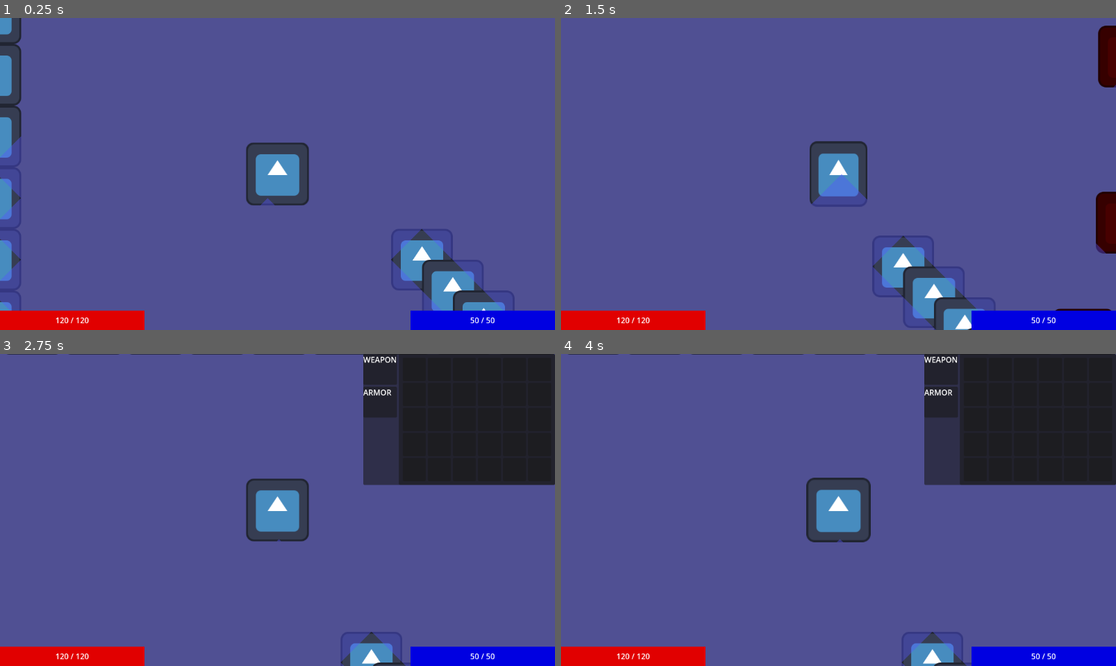
Above: before the commit, frames 1-4 (two rows, left to right).
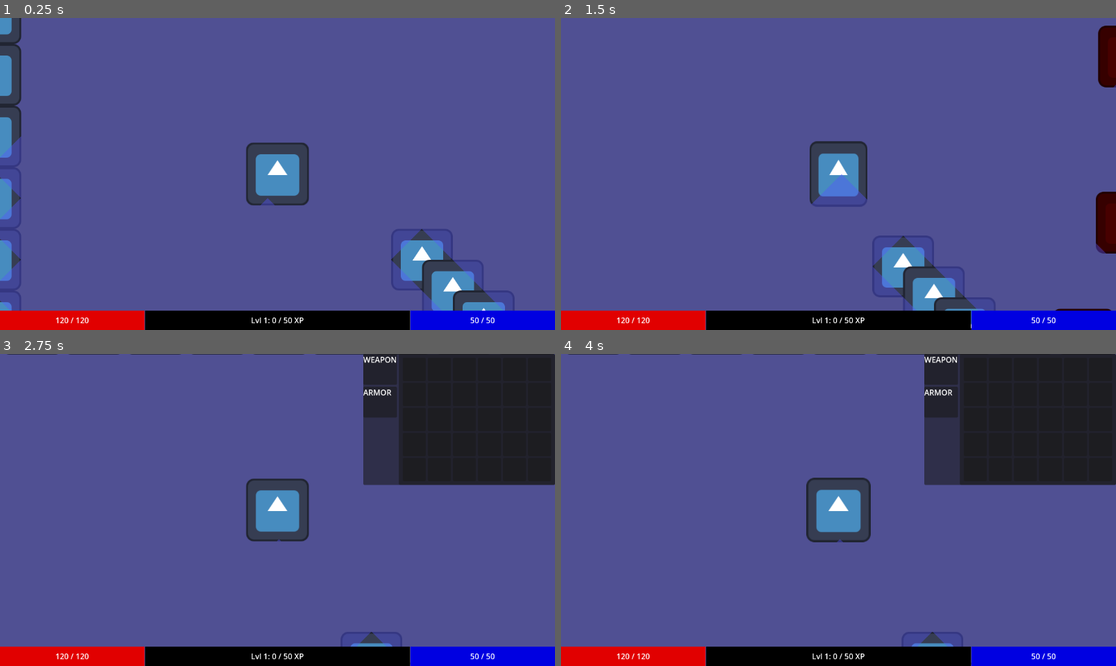
Above: after the commit, the same moments.

Repository: PietPadda/Godot_2D_ARPG
Game: Godot game, scene res://scenes/levels/main.tscn
The game is run twice, just before and just after one commit, with the same random seed, the same clock (stepped at 60 frames per second) and the same inputs. The engine's default icon, where the game draws it, is replaced by a stand-in: a white triangle on a blue panel in a dark square.
Inputs (mouse positions are in pixels of both pictures, inside the frame that each line leads up to):
- Up to frame 1 (0.25 s): no input
- Up to frame 2 (1.5 s): tap Enter at 0.5 s; move the mouse to (960, 158) at 0.52 s; tap Space (attack) at 0.6 s; click (960, 158) at 0.67 s; move the mouse to (727, 189) at 1.27 s; click (727, 189) at 1.35 s
- Up to frame 3 (2.75 s): move the mouse to (333, 441) at 2.02 s; tap I (toggle_character_sheet) at 2.1 s; click (333, 441) at 2.17 s
- Up to frame 4 (4 s): move the mouse to (938, 369) at 2.77 s; tap Space (attack) at 2.85, 3.5 s; click (938, 369) at 2.92 s; move the mouse to (938, 400) at 3.52 s; press the mouse at (938, 400) at 3.53 s

The runs differ from the first frame. In frame 1, 3.0% of the frame differs, in the area x 26-74%, y 93-100%; in frame 2, 3.0%; in frame 3, 3.0%; in frame 4, 3.0%.

Commit message:
feat(ui): add experience bar and level display to HUD

Diff:
--- a/scenes/ui/HUD.tscn
+++ b/scenes/ui/HUD.tscn
@@ -11,6 +11,12 @@
 
 [sub_resource type="StyleBoxFlat" id="StyleBoxFlat_ig75s"]
 bg_color = Color(0, 0, 0.882353, 1)
+
+[sub_resource type="StyleBoxFlat" id="StyleBoxFlat_4ed8p"]
+bg_color = Color(0, 0, 0, 1)
+
+[sub_resource type="StyleBoxFlat" id="StyleBoxFlat_rnyu1"]
+bg_color = Color(1, 0.490196, 0, 1)
 
 [node name="HUD" type="CanvasLayer" groups=["hud"]]
 script = ExtResource("1_kw0id")
@@ -25,7 +31,7 @@
 theme_override_styles/background = SubResource("StyleBoxFlat_atyv1")
 theme_override_styles/fill = SubResource("StyleBoxFlat_6ll6g")
 step = 1.0
-value = 50.0
+value = 40.0
 show_percentage = false
 
 [node name="HealthLabel" type="Label" parent="PlayerHealthBar"]
@@ -35,7 +41,7 @@
 anchor_bottom = 1.0
 grow_horizontal = 2
 grow_vertical = 2
-text = "50 / 100"
+text = "40 / 100"
 horizontal_alignment = 1
 vertical_alignment = 1
 
@@ -52,7 +58,7 @@
 theme_override_styles/background = SubResource("StyleBoxFlat_atyv1")
 theme_override_styles/fill = SubResource("StyleBoxFlat_ig75s")
 step = 1.0
-value = 50.0
+value = 60.0
 show_percentage = false
 
 [node name="ManaLabel" type="Label" parent="PlayerManaBar"]
@@ -62,7 +68,36 @@
 anchor_bottom = 1.0
 grow_horizontal = 2
 grow_vertical = 2
-text = "50 / 100"
+text = "60 / 100"
+horizontal_alignment = 1
+vertical_alignment = 1
+
+[node name="PlayerXpBar" type="ProgressBar" parent="."]
+anchors_preset = 7
+anchor_left = 0.5
+anchor_top = 1.0
+anchor_right = 0.5
+anchor_bottom = 1.0
+offset_left = -275.0
+offset_top = -40.0
+offset_right = 275.0
+grow_horizontal = 2
+grow_vertical = 0
+theme_override_styles/background = SubResource("StyleBoxFlat_4ed8p")
+theme_override_styles/fill = SubResource("StyleBoxFlat_rnyu1")
+max_value = 4756.0
+step = 1.0
+value = 2213.0
+show_percentage = false
+
+[node name="XpLabel" type="Label" parent="PlayerXpBar"]
+layout_mode = 1
+anchors_preset = 15
+anchor_right = 1.0
+anchor_bottom = 1.0
+grow_horizontal = 2
+grow_vertical = 2
+text = "Level 1: 2213/4756"
 horizontal_alignment = 1
 vertical_alignment = 1
 
--- a/scripts/components/stats_component.gd
+++ b/scripts/components/stats_component.gd
@@ -10,6 +10,8 @@
 signal health_changed(current_health, max_health) # hp update
 ## mana update signal
 signal mana_changed(current_mana, max_mana) # mana update
+## xp and level update signal
+signal xp_changed(level, current_xp, xp_to_next_level)
 
 # Link to the resource file that holds the base stats.
 @export var stats_data: CharacterStats
@@ -32,9 +34,10 @@
 	# Initialize the current stats from the base stats data.
 	current_health = stats_data.max_health
 	current_mana = stats_data.max_mana
-	# Emit the signals on ready to initliase current stats
+	# Emit the signals on ready to initialise current stats
 	emit_signal("health_changed", current_health, stats_data.max_health)
 	emit_signal("mana_changed", current_mana, stats_data.max_mana)
+	emit_signal("xp_changed", stats_data.level, stats_data.current_xp, stats_data.xp_to_next_level)
 
 # Public function to apply damage to this entity.
 ## Lose life function
@@ -71,9 +74,8 @@
 ## add xp to players
 func add_xp(amount: int) -> void:
 	if not stats_data: return # return if enemy doesn't have stats
-
 	stats_data.current_xp += amount # add xp
-
+	emit_signal("xp_changed", stats_data.level, stats_data.current_xp, stats_data.xp_to_next_level)
 	# Check if we have enough XP to level up.
 	while stats_data.current_xp >= stats_data.xp_to_next_level:
 		_level_up() # level up ONLY if more than req
@@ -84,15 +86,16 @@
 	stats_data.current_xp -= stats_data.xp_to_next_level
 	stats_data.level += 1 # incr level
 
-	# Increase the XP requirement for the next level (e.g., by 50%).
-	stats_data.xp_to_next_level = int(stats_data.xp_to_next_level * 1.5)
+	# Increase the XP requirement for the next level (static addition for now)
+	stats_data.xp_to_next_level = int(stats_data.xp_to_next_level + 100)
 
 	# Apply stat gains.
 	stats_data.max_health += 25 # hp increase
 	stats_data.max_mana += 20 # mana increase
+	emit_signal("xp_changed", stats_data.level, stats_data.current_xp, stats_data.xp_to_next_level)
+
 	current_health = stats_data.max_health # Heal to full on level up.
 	current_mana = stats_data.max_mana # Restore to full on level up.
-
 	# Announce the stats changes so the UI updates.
 	refresh_stats()
 
@@ -100,6 +103,7 @@
 func refresh_stats() -> void:
 	emit_signal("health_changed", current_health, stats_data.max_health)
 	emit_signal("mana_changed", current_mana, stats_data.max_mana)
+	emit_signal("xp_changed", stats_data.level, stats_data.current_xp, stats_data.xp_to_next_level)
 
 ## Calculates a final stat value by combining base stats with equipment modifiers.
 func get_total_stat(stat_name: String) -> float:
--- a/scripts/ui/hud.gd
+++ b/scripts/ui/hud.gd
@@ -6,6 +6,8 @@
 @onready var health_label: Label = $PlayerHealthBar/HealthLabel # child of healthbar
 @onready var mana_bar: ProgressBar = $PlayerManaBar
 @onready var mana_label: Label = $PlayerManaBar/ManaLabel # child of manabar
+@onready var xp_bar: ProgressBar = $PlayerXpBar
+@onready var xp_label: Label = $PlayerXpBar/XpLabel # child of xpbar
 @onready var character_sheet = $CharacterSheet
 
 func _ready() -> void:
@@ -17,10 +19,12 @@
 		# Connect our UI update function to the player's signal.
 		player_stats.health_changed.connect(on_player_health_changed)
 		player_stats.mana_changed.connect(on_player_mana_changed)
+		player_stats.xp_changed.connect(on_player_xp_changed)
 
 		# Manually update bars once on startup to get the initial value.
 		on_player_health_changed(player_stats.current_health, player_stats.stats_data.max_health)
 		on_player_mana_changed(player_stats.current_mana, player_stats.stats_data.max_mana)
+		on_player_xp_changed(player_stats.stats_data.level, player_stats.stats_data.current_xp, player_stats.stats_data.xp_to_next_level)
 
 		# We only need to pass the components to the character sheet now.
 		var player_inventory = player.get_node("InventoryComponent")
@@ -57,3 +61,9 @@
 	mana_bar.max_value = max_mana
 	mana_bar.value = current_mana
 	mana_label.text = "%d / %d" % [current_mana, max_mana]
+
+## handle xp & level updates
+func on_player_xp_changed(level: int, current_xp: int, xp_to_next_level: int) -> void:
+	xp_bar.max_value = xp_to_next_level
+	xp_bar.value = current_xp
+	xp_label.text = "Lvl %d: %d / %d XP" % [level, current_xp, xp_to_next_level]
Not shown: 1 places in scenes/ui/HUD.tscn that only renumber resources
